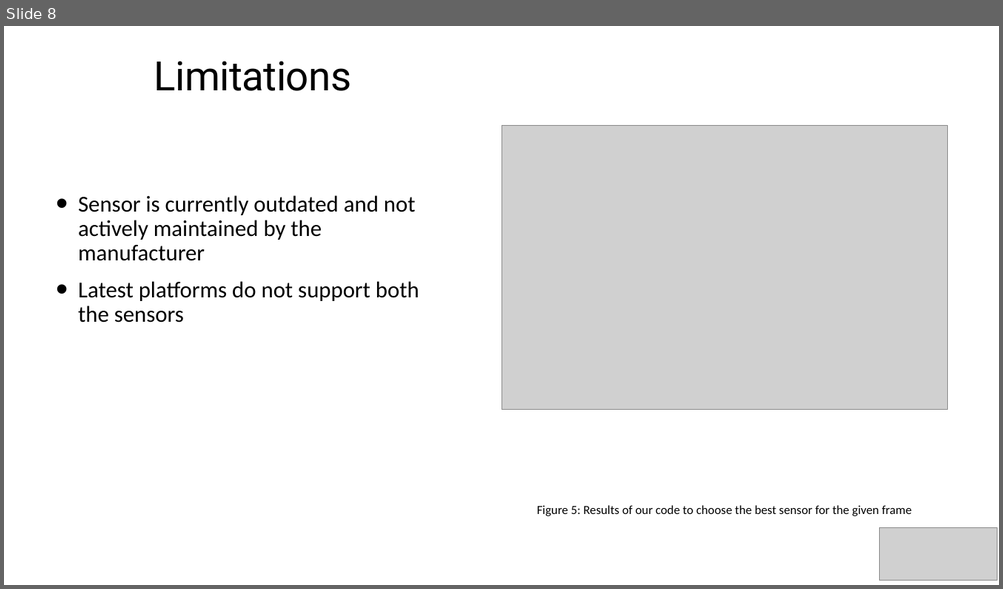
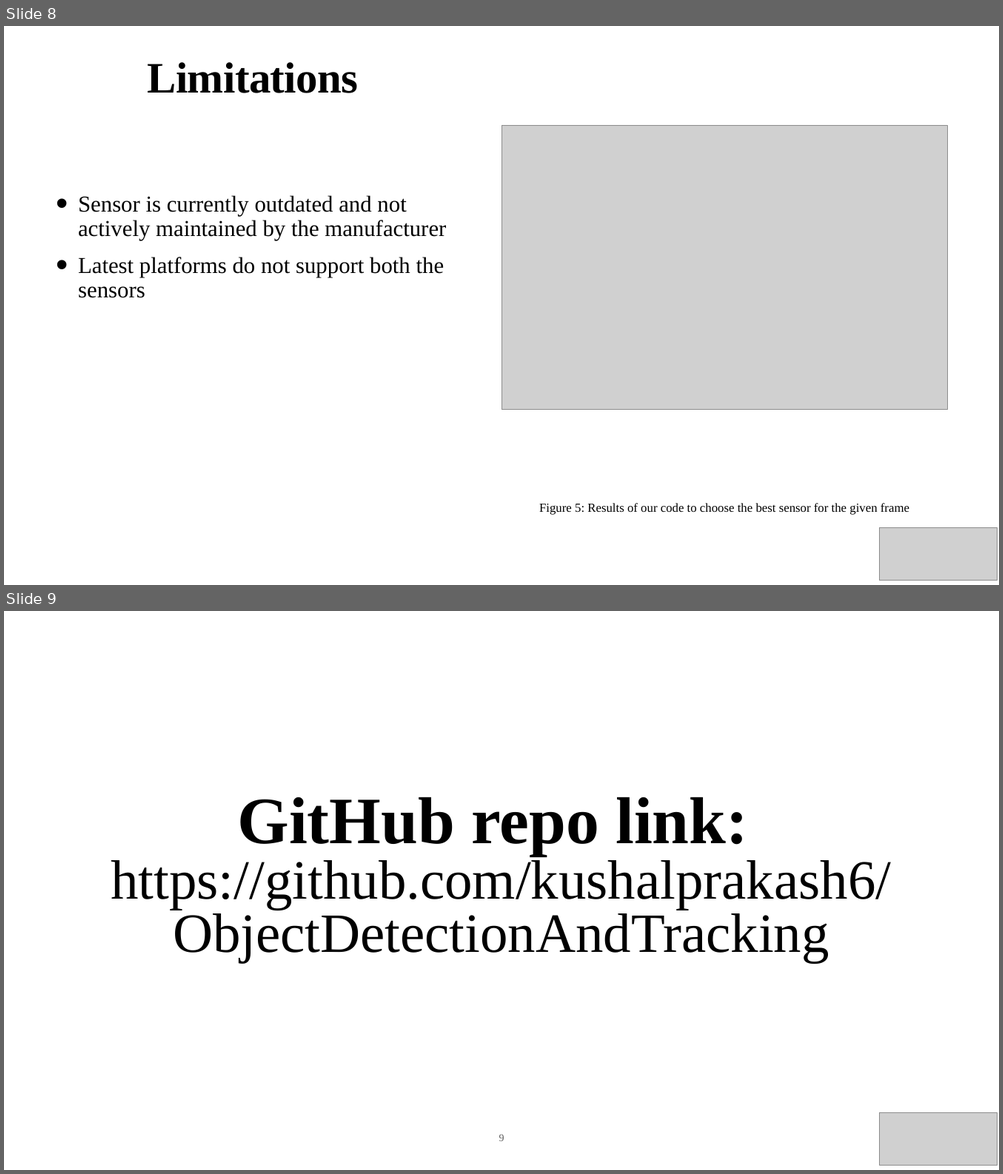
Before and after one commit to kushalprakash6/ObjectDetectionAndTracking, a slide deck: documents/Presentation.pptx. Shown one above the other, each under a label of ours: slide 8 before the commit, slides 8 and 9 after it. The pictures are 1003x589 and 1003x1174 pixels, drawn with LibreOffice and Linux fonts; fonts in the diff are those of the drawing; grey boxes stand for pictures. Boxes give left, top, right and bottom in pixels: in the first picture for what was removed or moved away, otherwise in the second. Text is boxed around its words. In the diff, an @@ line names an element or a change of style, - is before the commit and + after.

```diff
--- a/documents/Presentation.pptx
+++ b/documents/Presentation.pptx
@@ slide 9 added at [4,611,999,1170], background #FFFFFF @@
@@ title added at [111,797,891,963], 107 pt, text #000000 @@
+GitHub repo link:
+https://github.com/kushalprakash6/ObjectDetectionAndTracking
@@ picture added at [879,1113,996,1166] @@
@@ page number added at [499,1135,504,1142], 20 pt, text #5E5E5E @@
+9
@@ slide 8 changed as well @@
@@ title "Limitations" at [148,62,358,93]: size 78.1 to 84 pt, font Roboto to Times New Roman, bold on @@
@@ text "Sensor is currently outdated and ..." at [78,195,446,298]: font Calibri to Times New Roman @@
@@ text "Figure 5: Results of our ..." at [539,503,909,515]: font Calibri to Times New Roman @@
```
Also in this commit, not shown: 10 other slides changed, 1 other file.
